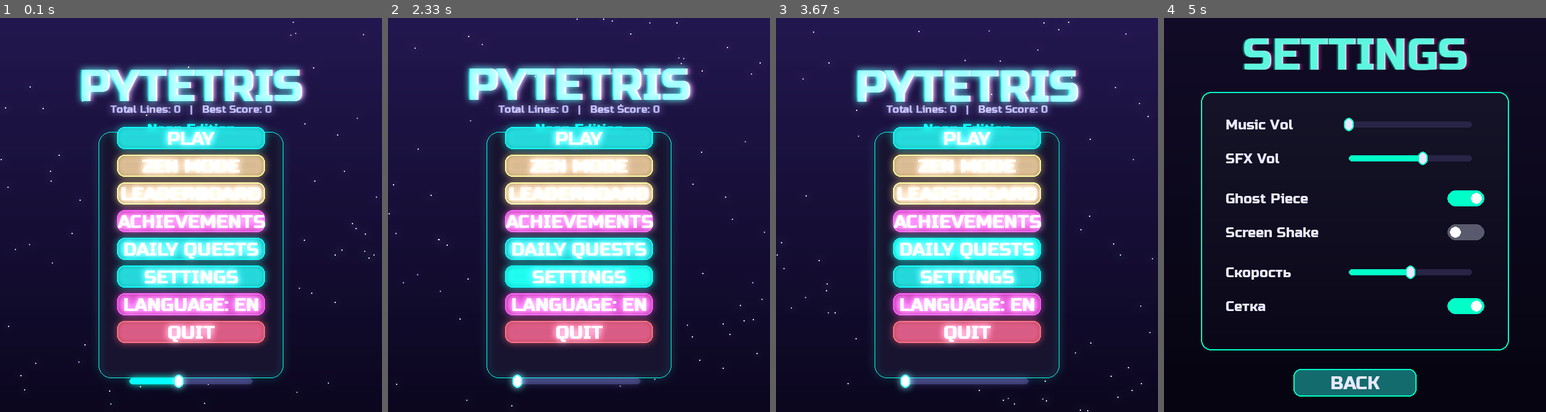
Above: before the commit, frames 1-4 (left to right).
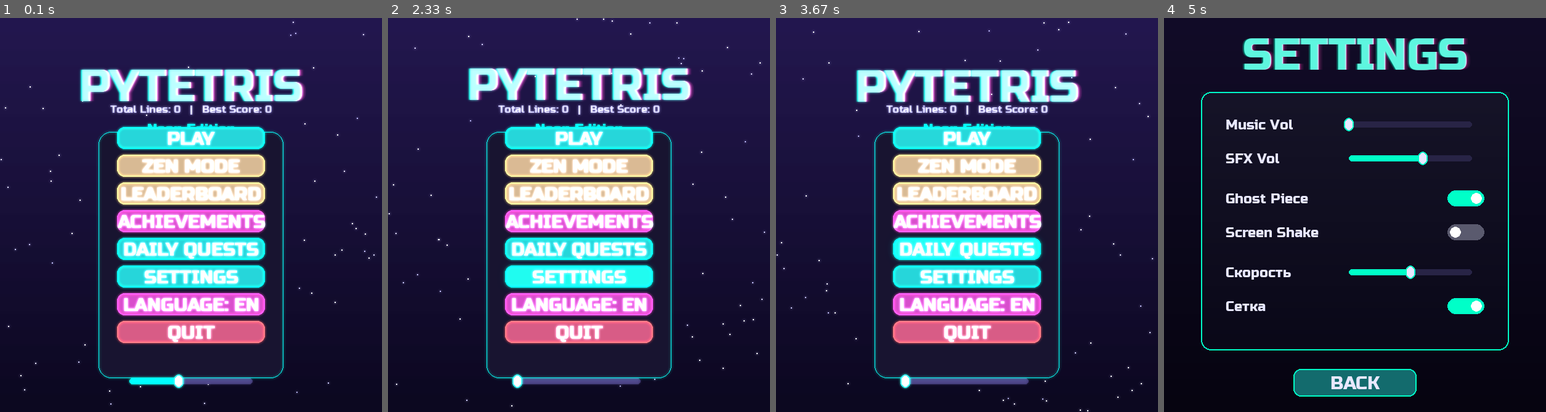
Above: after the commit, the same moments.

Repository: Folombas/PyGame2026
Game: pygame game, started from PyTetris/main.py
Two runs of this game, one before a commit and one after it. Both use one fixed random seed, a clock stepped at 60 frames per second and the inputs below.
Inputs (mouse positions are in pixels of both pictures, inside the frame that each line leads up to):
- Up to frame 1 (0.1 s): no input
- Up to frame 2 (2.33 s): click (579, 215) at 0.38 s; tap Enter at 0.67, 1.33 s; click (582, 258) at 1.05 s; press the mouse at (579, 167) at 1.7 s; move the mouse to (514, 234) at 1.8 s; release the mouse at (449, 301) at 1.93 s; press the mouse at (579, 380) at 2.03 s; move the mouse to (536, 281) at 2.13 s; release the mouse at (494, 183) at 2.27 s
- Up to frame 3 (3.67 s): press the mouse at (967, 250) at 2.37 s; move the mouse to (905, 171) at 2.47 s; release the mouse at (840, 92) at 2.6 s; press the mouse at (967, 195) at 2.7 s; move the mouse to (1024, 250) at 2.8 s; release the mouse at (1085, 309) at 2.93 s; press the mouse at (967, 136) at 3.03 s; move the mouse to (1035, 136) at 3.13 s; release the mouse at (1100, 136) at 3.27 s; press the mouse at (967, 380) at 3.37 s; move the mouse to (905, 254) at 3.47 s; release the mouse at (844, 128) at 3.6 s
- Up to frame 4 (5 s): press the mouse at (1355, 195) at 3.7 s; move the mouse to (1423, 226) at 3.8 s; release the mouse at (1492, 262) at 3.93 s; press the mouse at (1355, 333) at 4.03 s; move the mouse to (1389, 246) at 4.13 s; release the mouse at (1419, 159) at 4.27 s; click (1366, 285) at 4.38 s; click (1461, 234) at 4.72 s

The runs differ from the first frame. In frame 1, 12% of the frame differs, in the area x 0-89%, y 12-95%; in frame 2, 12%; in frame 3, 12%; in frame 4, nothing differs.

Commit message:
style(ui): reduce bloom intensity and redesign buttons for better contrast

Diff:
--- a/PyTetris/effects.py
+++ b/PyTetris/effects.py
@@ -70,17 +70,17 @@
                     random.uniform(-self.shake, self.shake))
         return (0, 0)
 
-def apply_bloom(surface, intensity=1.5):
-    """Нативный эффект свечения (Bloom) с использованием pygame-ce."""
+
+def apply_bloom(surface, intensity=1.0):
+    """Нативный, но аккуратный эффект свечения."""
     try:
-        # Размываем поверхность (доступно в pygame-ce >= 2.4)
-        blurred = pygame.transform.gaussian_blur(surface, 6)
+        # Уменьшаем радиус размытия с 6 до 2 (чтобы текст не превращался в кашу)
+        blurred = pygame.transform.gaussian_blur(surface, 2)
 
-        # Если нужна большая интенсивность, можно накладывать несколько раз
-        # Накладываем размытие с аддитивным смешиванием
+        # Делаем размытие полупрозрачным, чтобы оно не "выжигало" цвета
+        blurred.set_alpha(100)
+
+        # Накладываем с аддитивным смешиванием
         surface.blit(blurred, (0, 0), special_flags=pygame.BLEND_RGB_ADD)
     except AttributeError:
-        # Запасной вариант для старых версий pygame (сглаживание через уменьшение/увеличение)
-        small = pygame.transform.smoothscale(surface, (surface.get_width()//4, surface.get_height()//4))
-        blurred = pygame.transform.smoothscale(small, (surface.get_width(), surface.get_height()))
-        surface.blit(blurred, (0, 0), special_flags=pygame.BLEND_RGB_ADD)
+        pass
